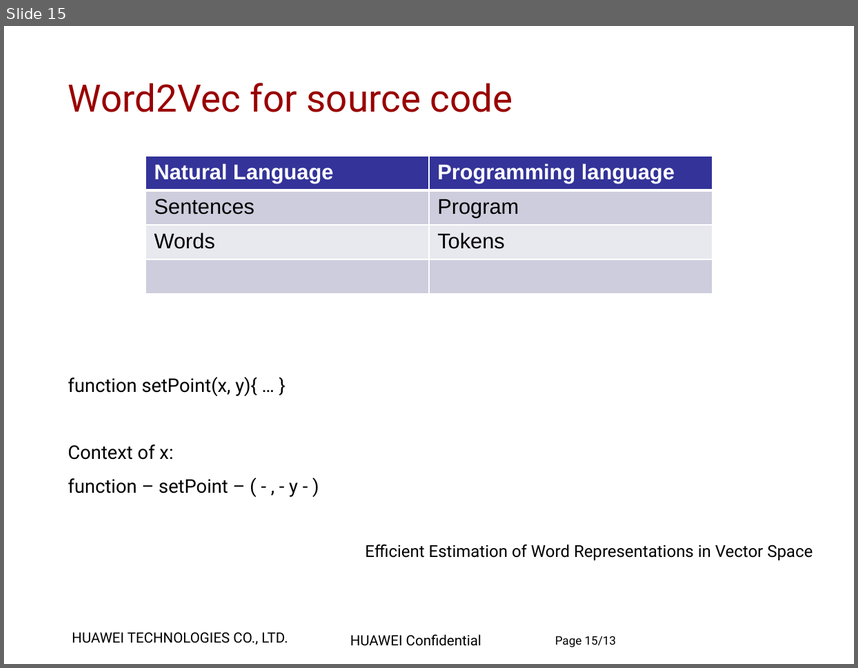
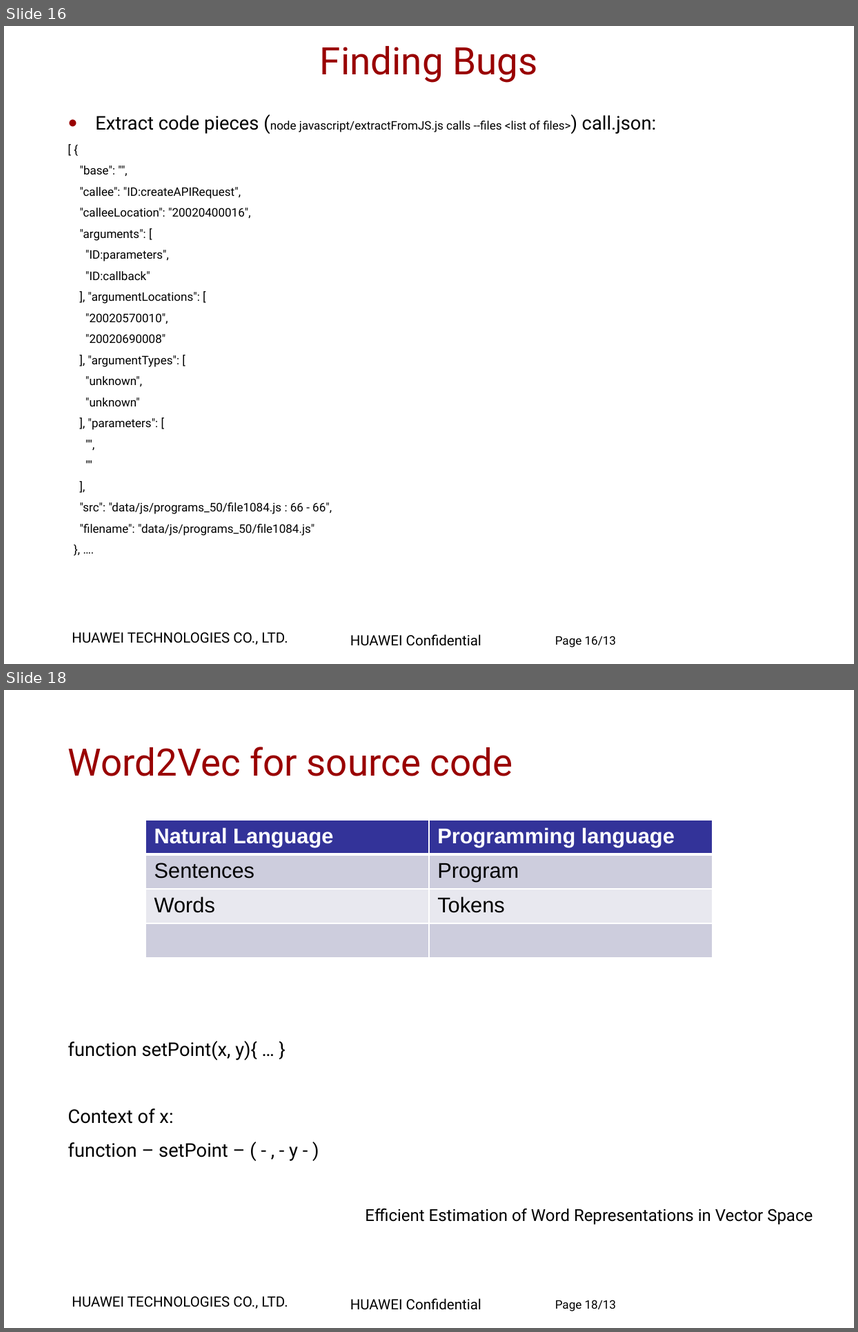
Before and after one commit to zuoqin/DeepBugs, a slide deck: materials/Project Presentation.pptx. Shown one above the other, each under a label of ours: slide 15 before the commit, slides 16 and 18 after it; the slides between them are not shown. The pictures are 858x668 and 858x1332 pixels, drawn with LibreOffice and Linux fonts; fonts in the diff are those of the drawing; background and template pictures are left out. Boxes give left, top, right and bottom in pixels: in the first picture for what was removed or moved away, otherwise in the second. Text is boxed around its words. In the diff, an @@ line names an element or a change of style, - is before the commit and + after.

```diff
--- a/materials/Project Presentation.pptx
+++ b/materials/Project Presentation.pptx
@@ slide 16 added at box(4, 26, 854, 664), background #FFFFFF; not listed: 2 template elements that a slide beside it also shows @@
@@ title added at box(320, 46, 537, 83), 32 pt, text #990000 @@
+Finding Bugs
@@ text added at box(80, 115, 657, 535), 10 pt, text #000000 @@
+● Extract code pieces (node javascript/extractFromJS.js calls --files <list of files>) call.json:
+[ {
+"base": "",
+"callee": "ID:createAPIRequest",
+"calleeLocation": "20020400016",
+"arguments": [
+"ID:parameters",
+"ID:callback"
+], "argumentLocations": [
+"20020570010",
+"20020690008"
+], "argumentTypes": [
+"unknown",
+"unknown"
+], "parameters": [
+"",
+""
+],
+"src": "data/js/programs_50/file1084.js : 66 - 66",
+"filename": "data/js/programs_50/file1084.js"
+}, ….
@@ page number added at box(555, 635, 616, 647), 10 pt, text #000000 @@
+Page 16/13
@@ what was slide 15 is now slide 18 @@
@@ page number at box(555, 1299, 616, 1311): text changed @@
-Page 15/13
+Page 18/13
```
Also in this commit, not shown: 1 slide changed, 3 other slides added, 1 slide removed.
